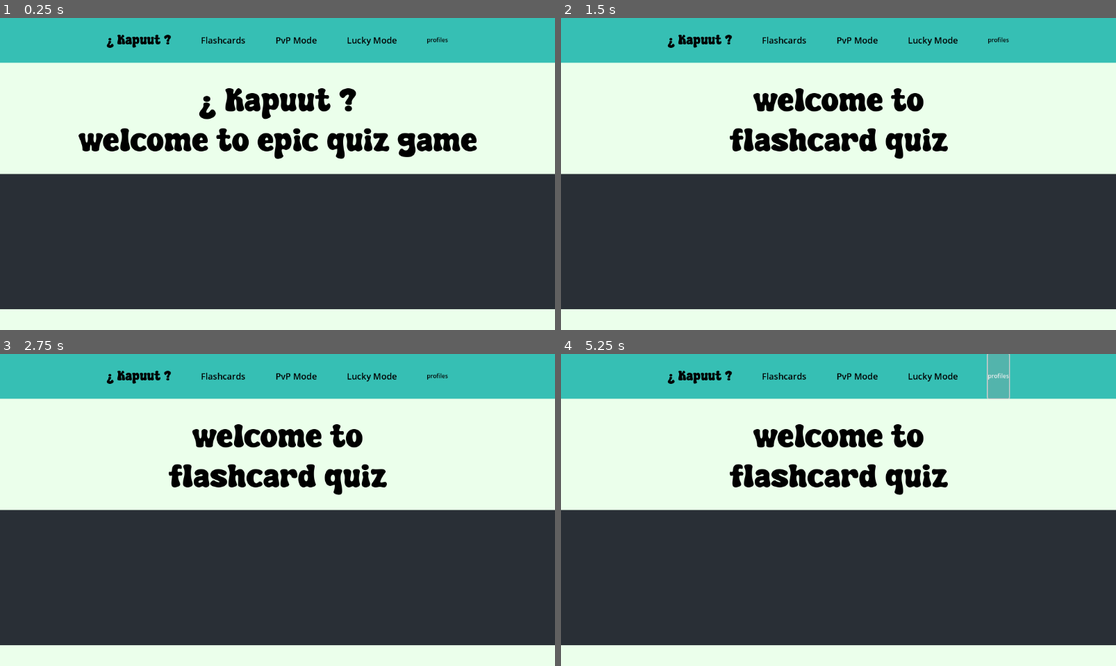
Above: before the commit, frames 1-4 (two rows, left to right).
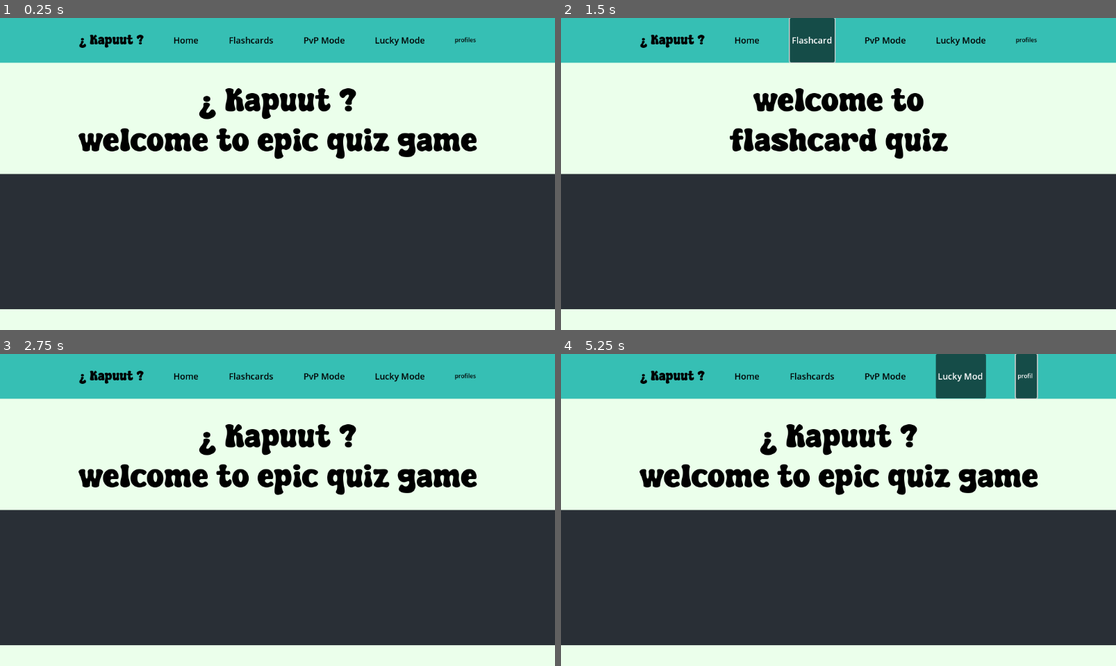
Above: after the commit, the same moments.

Repository: xschons00/Kapuut
Game: Godot game, scene res://src/scenes/MainPage.tscn
The game is run twice, just before and just after one commit, with the same random seed, the same clock (stepped at 60 frames per second) and the same inputs. Before the commit the project starts from res://src/MainPage.tscn.
Inputs (mouse positions are in pixels of both pictures, inside the frame that each line leads up to):
- Up to frame 1 (0.25 s): no input
- Up to frame 2 (1.5 s): click "Flashcards" at 0.5 s; click "Flashcards" at 1.25 s
- Up to frame 3 (2.75 s): click (188, 375) at 2 s, where only the run after the commit has a clickable "Home"
- Up to frame 4 (5.25 s): click (749, 375) at 2.75 s, where only the run after the commit has a clickable "Home"; click "PvP Mode" at 3.5 s; click "Lucky Mode" at 4.25 s; click "profiles" at 5 s

The runs differ from the first frame. In frame 1, 0.9% of the frame differs, in the area x 14-86%, y 5-10%; in frame 2, 2.1%; in frame 3, 5.1%; in frame 4, 7.4%, in the area x 14-86%, y 0-46%.

Commit message:
page switching

Diff:
--- a/assets/menu_theme.tres
+++ b/assets/themes/menu_theme.tres
@@ -1,6 +1,6 @@
 [gd_resource type="Theme" load_steps=5 format=3 uid="uid://8entfw1pqoh0"]
 
-[ext_resource type="FontFile" uid="uid://q4s5so6vuvvt" path="res://assets/Super Dream.ttf" id="1_tf8oi"]
+[ext_resource type="FontFile" uid="uid://q4s5so6vuvvt" path="res://assets/fonts/Super Dream.ttf" id="1_tf8oi"]
 
 [sub_resource type="StyleBoxFlat" id="StyleBoxFlat_tf8oi"]
 bg_color = Color(0.6, 0.6, 0.6, 0.29411766)
--- a/project.godot
+++ b/project.godot
@@ -13,7 +13,7 @@
 config/name="Kapuut"
 run/main_scene="uid://cperdl3y4bj4x"
 config/features=PackedStringArray("4.5", "GL Compatibility")
-config/icon="res://src/icon.svg"
+config/icon="res://assets/icon.svg"
 
 [rendering]
 
--- a/src/FlashcardsMainPage.tscn
+++ b/src/scenes/FlashcardsMainPage.tscn
@@ -1,8 +1,8 @@
 [gd_scene load_steps=8 format=3 uid="uid://dtt0pl0h650y2"]
 
-[ext_resource type="Script" uid="uid://bkqfpr4hvyeb1" path="res://src/main_page.gd" id="1_avgxh"]
-[ext_resource type="Theme" uid="uid://c2jd4rh8tl154" path="res://assets/MainPage_theme.tres" id="2_w6rye"]
-[ext_resource type="Theme" uid="uid://8entfw1pqoh0" path="res://assets/menu_theme.tres" id="3_mg7qt"]
+[ext_resource type="Script" uid="uid://bsdhfdfsjws6v" path="res://src/scripts/flashcards_main_page.gd" id="1_sem6h"]
+[ext_resource type="Theme" uid="uid://c2jd4rh8tl154" path="res://assets/themes/MainPage_theme.tres" id="2_aea2l"]
+[ext_resource type="Theme" uid="uid://8entfw1pqoh0" path="res://assets/themes/menu_theme.tres" id="3_5l2re"]
 
 [sub_resource type="StyleBoxFlat" id="StyleBoxFlat_t00d2"]
 bg_color = Color(0.21176471, 0.7490196, 0.7058824, 1)
@@ -26,17 +26,16 @@
 	pass
 
 # press
-
 "
 
-[node name="MainPage" type="Control"]
+[node name="FlashcardsMainPage" type="Control"]
 layout_mode = 3
 anchors_preset = 15
 anchor_right = 1.0
 anchor_bottom = 1.0
 grow_horizontal = 2
 grow_vertical = 2
-script = ExtResource("1_avgxh")
+script = ExtResource("1_sem6h")
 
 [node name="background" type="Panel" parent="."]
 layout_mode = 1
@@ -45,7 +44,7 @@
 anchor_bottom = 1.0
 grow_horizontal = 2
 grow_vertical = 2
-theme = ExtResource("2_w6rye")
+theme = ExtResource("2_aea2l")
 
 [node name="menu_panel" type="Panel" parent="."]
 layout_mode = 1
@@ -53,7 +52,7 @@
 anchor_right = 1.0
 offset_bottom = 93.0
 grow_horizontal = 2
-theme = ExtResource("3_mg7qt")
+theme = ExtResource("3_5l2re")
 theme_override_styles/panel = SubResource("StyleBoxFlat_t00d2")
 
 [node name="description_panel" type="Panel" parent="."]
@@ -65,7 +64,7 @@
 offset_bottom = 281.0
 grow_horizontal = 2
 grow_vertical = 2
-theme = ExtResource("3_mg7qt")
+theme = ExtResource("3_5l2re")
 theme_override_styles/panel = SubResource("StyleBoxFlat_gnibc")
 
 [node name="HBoxContainer" type="HBoxContainer" parent="."]
@@ -74,28 +73,40 @@
 anchor_right = 1.0
 offset_bottom = 92.0
 grow_horizontal = 2
-theme = ExtResource("3_mg7qt")
+theme = ExtResource("3_5l2re")
 alignment = 1
 
 [node name="title_label" type="Label" parent="HBoxContainer"]
 layout_mode = 2
 size_flags_horizontal = 4
-theme = ExtResource("3_mg7qt")
+theme = ExtResource("3_5l2re")
 text = "¿ Kapuut ?"
+
+[node name="home_button" type="Button" parent="HBoxContainer"]
+layout_mode = 2
+theme = ExtResource("3_5l2re")
+toggle_mode = true
+button_group = SubResource("ButtonGroup_20deb")
+text = "Home"
 
 [node name="flashcards_button" type="Button" parent="HBoxContainer"]
 layout_mode = 2
-theme = ExtResource("3_mg7qt")
-button_group = SubResource("ButtonGroup_wqwo8")
+theme = ExtResource("3_5l2re")
+toggle_mode = true
+button_group = SubResource("ButtonGroup_20deb")
 text = "Flashcards"
 script = SubResource("GDScript_t00d2")
 
 [node name="pvp_button" type="Button" parent="HBoxContainer"]
 layout_mode = 2
+toggle_mode = true
+button_group = SubResource("ButtonGroup_20deb")
 text = "PvP Mode"
 
 [node name="lucky_mode_button" type="Button" parent="HBoxContainer"]
 layout_mode = 2
+toggle_mode = true
+button_group = SubResource("ButtonGroup_20deb")
 text = "Lucky Mode"
 
 [node name="profiles" type="Button" parent="HBoxContainer"]
@@ -116,10 +127,11 @@
 offset_bottom = -30.5
 grow_horizontal = 2
 grow_vertical = 2
-theme = ExtResource("3_mg7qt")
+theme = ExtResource("3_5l2re")
 theme_override_font_sizes/font_size = 68
 text = "welcome to
 flashcard quiz"
 horizontal_alignment = 1
 
+[connection signal="pressed" from="HBoxContainer/home_button" to="." method="_on_home_button_pressed"]
 [connection signal="pressed" from="HBoxContainer/flashcards_button" to="." method="_on_flashcards_button_pressed"]
--- a/src/MainPage.tscn
+++ b/src/scenes/MainPage.tscn
@@ -1,8 +1,8 @@
 [gd_scene load_steps=8 format=3 uid="uid://cperdl3y4bj4x"]
 
-[ext_resource type="Script" uid="uid://bkqfpr4hvyeb1" path="res://src/main_page.gd" id="1_con45"]
-[ext_resource type="Theme" uid="uid://c2jd4rh8tl154" path="res://assets/MainPage_theme.tres" id="1_lc84y"]
-[ext_resource type="Theme" uid="uid://8entfw1pqoh0" path="res://assets/menu_theme.tres" id="2_con45"]
+[ext_resource type="Script" uid="uid://bkqfpr4hvyeb1" path="res://src/scripts/main_page.gd" id="1_v1bcy"]
+[ext_resource type="Theme" uid="uid://c2jd4rh8tl154" path="res://assets/themes/MainPage_theme.tres" id="2_i8032"]
+[ext_resource type="Theme" uid="uid://8entfw1pqoh0" path="res://assets/themes/menu_theme.tres" id="3_pnau5"]
 
 [sub_resource type="StyleBoxFlat" id="StyleBoxFlat_t00d2"]
 bg_color = Color(0.21176471, 0.7490196, 0.7058824, 1)
@@ -36,7 +36,7 @@
 anchor_bottom = 1.0
 grow_horizontal = 2
 grow_vertical = 2
-script = ExtResource("1_con45")
+script = ExtResource("1_v1bcy")
 
 [node name="background" type="Panel" parent="."]
 layout_mode = 1
@@ -45,7 +45,7 @@
 anchor_bottom = 1.0
 grow_horizontal = 2
 grow_vertical = 2
-theme = ExtResource("1_lc84y")
+theme = ExtResource("2_i8032")
 
 [node name="menu_panel" type="Panel" parent="."]
 layout_mode = 1
@@ -53,7 +53,7 @@
 anchor_right = 1.0
 offset_bottom = 93.0
 grow_horizontal = 2
-theme = ExtResource("2_con45")
+theme = ExtResource("3_pnau5")
 theme_override_styles/panel = SubResource("StyleBoxFlat_t00d2")
 
 [node name="description_panel" type="Panel" parent="."]
@@ -65,7 +65,7 @@
 offset_bottom = 281.0
 grow_horizontal = 2
 grow_vertical = 2
-theme = ExtResource("2_con45")
+theme = ExtResource("3_pnau5")
 theme_override_styles/panel = SubResource("StyleBoxFlat_gnibc")
 
 [node name="HBoxContainer" type="HBoxContainer" parent="."]
@@ -74,33 +74,46 @@
 anchor_right = 1.0
 offset_bottom = 92.0
 grow_horizontal = 2
-theme = ExtResource("2_con45")
+theme = ExtResource("3_pnau5")
 alignment = 1
 
 [node name="title_label" type="Label" parent="HBoxContainer"]
 layout_mode = 2
 size_flags_horizontal = 4
-theme = ExtResource("2_con45")
+theme = ExtResource("3_pnau5")
 text = "¿ Kapuut ?"
+
+[node name="home_button" type="Button" parent="HBoxContainer"]
+layout_mode = 2
+theme = ExtResource("3_pnau5")
+toggle_mode = true
+button_group = SubResource("ButtonGroup_f24x4")
+text = "Home"
 
 [node name="flashcards_button" type="Button" parent="HBoxContainer"]
 layout_mode = 2
-theme = ExtResource("2_con45")
-button_group = SubResource("ButtonGroup_wqwo8")
+theme = ExtResource("3_pnau5")
+toggle_mode = true
+button_group = SubResource("ButtonGroup_f24x4")
 text = "Flashcards"
 script = SubResource("GDScript_t00d2")
 
 [node name="pvp_button" type="Button" parent="HBoxContainer"]
 layout_mode = 2
+toggle_mode = true
+button_group = SubResource("ButtonGroup_f24x4")
 text = "PvP Mode"
 
 [node name="lucky_mode_button" type="Button" parent="HBoxContainer"]
 layout_mode = 2
+toggle_mode = true
+button_group = SubResource("ButtonGroup_f24x4")
 text = "Lucky Mode"
 
 [node name="profiles" type="Button" parent="HBoxContainer"]
 layout_mode = 2
 theme_override_font_sizes/font_size = 12
+toggle_mode = true
 text = "profiles"
 
 [node name="Label" type="Label" parent="."]
@@ -116,7 +129,7 @@
 offset_bottom = -30.5
 grow_horizontal = 2
 grow_vertical = 2
-theme = ExtResource("2_con45")
+theme = ExtResource("3_pnau5")
 theme_override_font_sizes/font_size = 68
 text = "¿ Kapuut ?
 welcome to epic quiz game"
--- a/src/main_page.gd
+++ b/src/scripts/flashcards_main_page.gd
@@ -12,5 +12,5 @@
 
 
 
-func _on_flashcards_button_pressed() -> void:
-	get_tree().change_scene_to_file("res://src/FlashcardsMainPage.tscn")
+func _on_home_button_pressed() -> void:
+	get_tree().change_scene_to_file("res://src/scenes/MainPage.tscn")
--- /dev/null
+++ b/src/scripts/main_page.gd
@@ -0,0 +1,16 @@
+extends Control
+
+
+# Called when the node enters the scene tree for the first time.
+func _ready() -> void:
+	pass # Replace with function body.
+
+
+# Called every frame. 'delta' is the elapsed time since the previous frame.
+func _process(delta: float) -> void:
+	pass
+
+
+
+func _on_flashcards_button_pressed() -> void:
+	get_tree().change_scene_to_file("res://src/scenes/FlashcardsMainPage.tscn")
Renamed: assets/Super Dream.ttf -> assets/fonts/Super Dream.ttf
Not shown, changed: assets/fonts/Super Dream.ttf.import
Renamed: src/icon.svg -> assets/icon.svg
Not shown, changed: assets/icon.svg.import
Renamed: assets/MainPage_theme.tres -> assets/themes/MainPage_theme.tres
Not shown: 1 places in src/scenes/FlashcardsMainPage.tscn that only renumber resources
Not shown: 1 places in src/scenes/MainPage.tscn that only renumber resources
Not shown, added: src/scripts/flashcards_main_page.gd.uid
Renamed: src/main_page.gd.uid -> src/scripts/main_page.gd.uid
